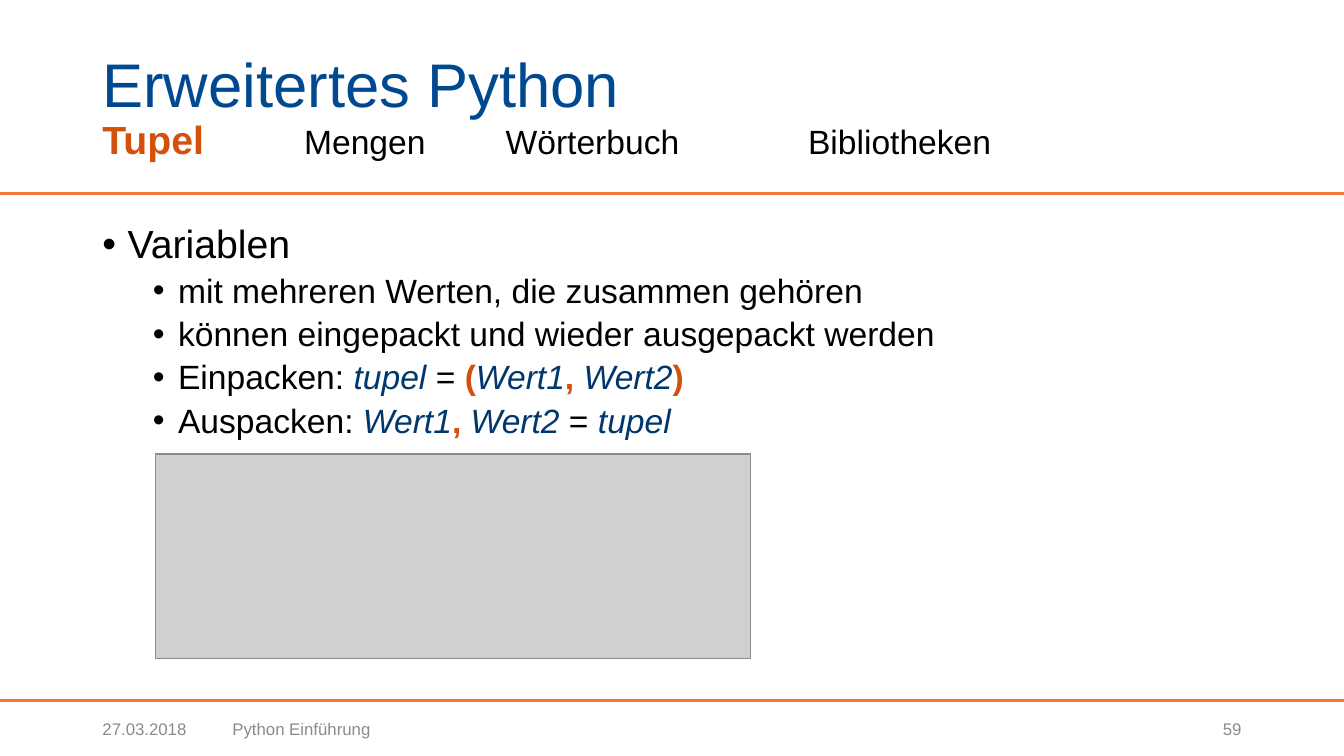
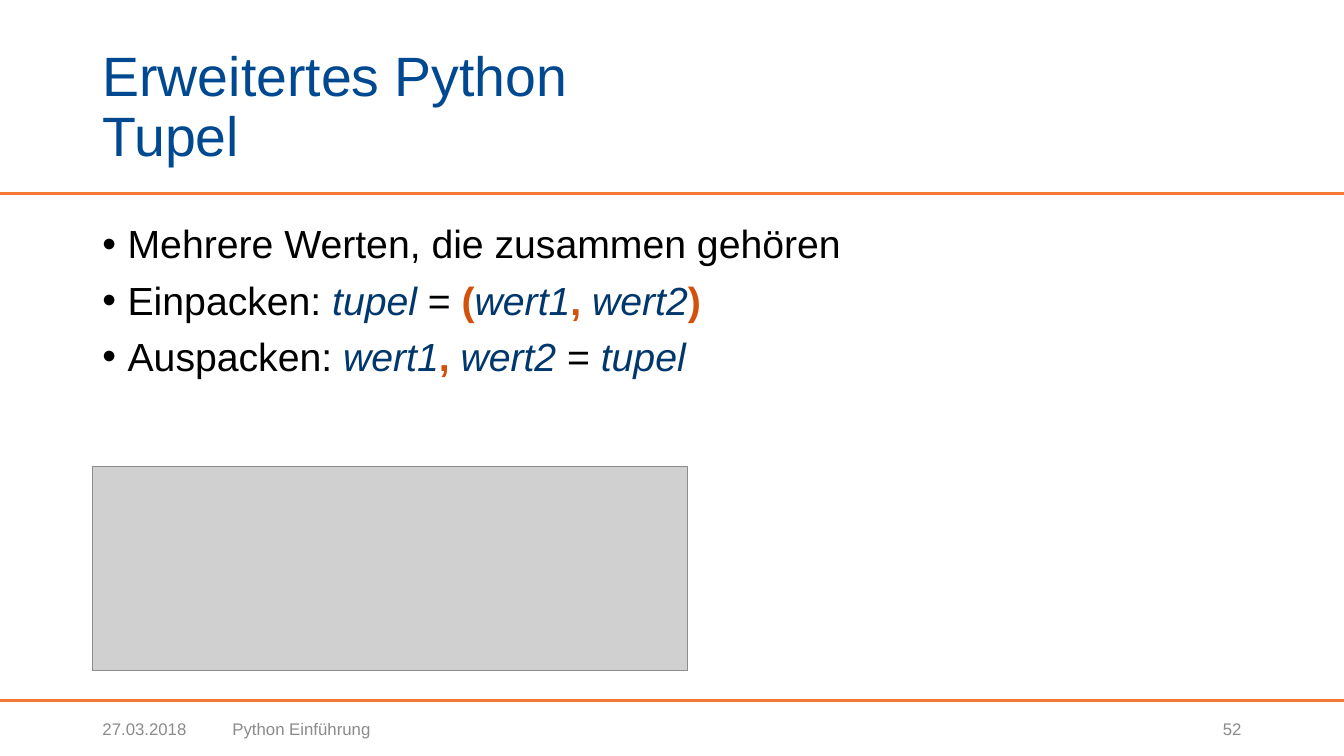
Before and after one commit to BogyMitutoyoCTL/Sophy-Preparation, a slide deck: slide 52 of Präsentationen/Python Einführung.pptx (slide 59 before the commit). Drawn at 1344x756 pixels with LibreOffice and Linux fonts; fonts in the diff are those of the drawing; grey boxes stand for pictures; background and template pictures are left out. Boxes give left, top, right and bottom in pixels: in the first picture for what was removed or moved away, otherwise in the second. Text is boxed around its words. In the diff, an @@ line names an element or a change of style, - is before the commit and + after.

```diff
--- a/Präsentationen/Python Einführung.pptx
+++ b/Präsentationen/Python Einführung.pptx
@@ title at bbox=[102, 55, 567, 166]: text changed; size 24 to 39.6 pt; text colour #000000 to #004990 @@
-Erweitertes Python
-Tupel Mengen Wörterbuch Bibliotheken
+Erweitertes Python
+Tupel
@@ text at bbox=[128, 229, 841, 379]: text changed; size 24 to 28 pt @@
-• Variablen
-  • mit mehreren Werten, die zusammen gehören
-  • können eingepackt und wieder ausgepackt werden
-  • Einpacken: tupel = (Wert1, Wert2)
-  • Auspacken: Wert1, Wert2 = tupel
+• Mehrere Werten, die zusammen gehören
+• Einpacken: tupel = (wert1, wert2)
+• Auspacken: wert1, wert2 = tupel
@@ picture: place and size @@
-picture at bbox=[155, 454, 751, 657]
+picture at bbox=[93, 467, 689, 670]
@@ page number at bbox=[1223, 723, 1242, 735]: text changed @@
-59
+52
```
Also in this commit, not shown: 52 other slides changed, 8 slides removed.
